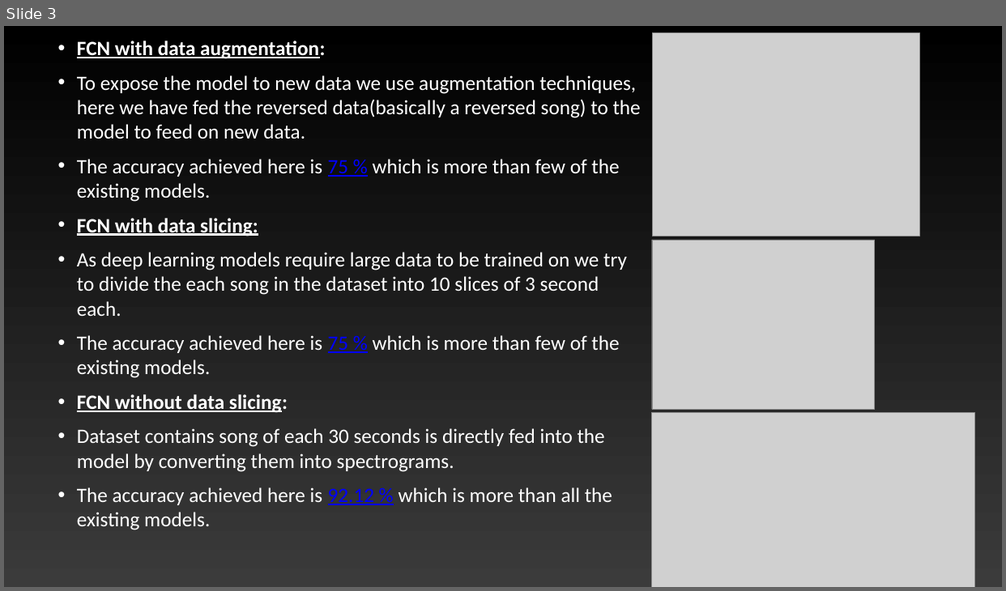
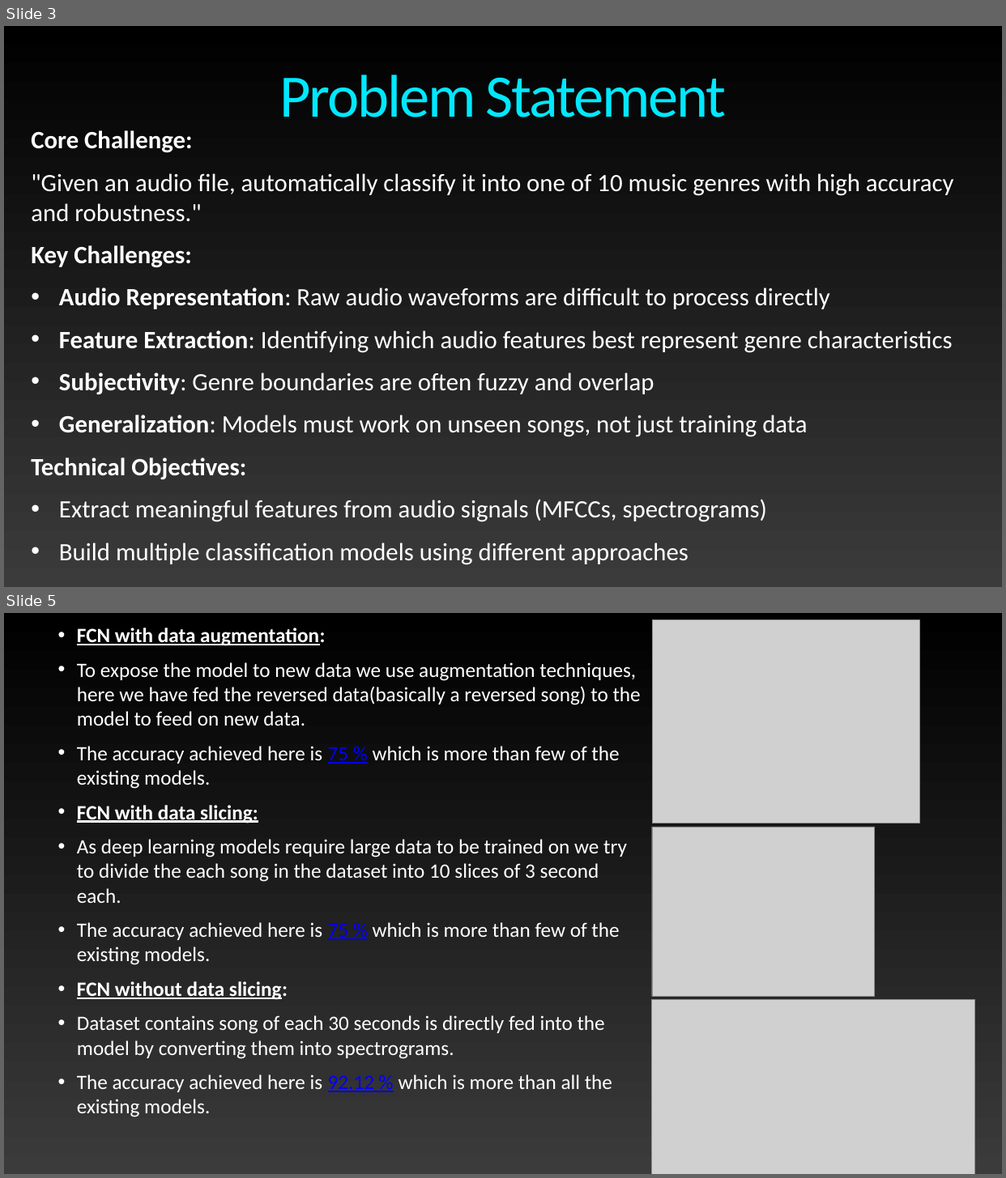
Before and after one commit to manichandra3/Music-Genre-Prediction-NLP_CS683-Group-Project-, a slide deck: Presentation.pptx. Shown one above the other, each under a label of ours: slide 3 before the commit, slides 3 and 5 after it; the slides between them are not shown. The pictures are 1006x591 and 1006x1178 pixels, drawn with LibreOffice and Linux fonts; fonts in the diff are those of the drawing; grey boxes stand for pictures. Boxes give left, top, right and bottom in pixels: in the first picture for what was removed or moved away, otherwise in the second. Text is boxed around its words. In the diff, an @@ line names an element or a change of style, - is before the commit and + after.

```diff
--- a/Presentation.pptx
+++ b/Presentation.pptx
@@ slide 3 added at (4,26,1002,587), background gradient #000000 to #3B3B3B @@
@@ title added at (280,75,726,118), 116 pt, text gradient #00E8FF to #FF00F7 @@
+Problem Statement
@@ text added at (31,130,954,565), 48 pt, text #FFFFFF @@
+Core Challenge:
+"Given an audio file, automatically classify it into one of 10 music genres with high accuracy and robustness."
+Key Challenges:
+• Audio Representation: Raw audio waveforms are difficult to process directly
+• Feature Extraction: Identifying which audio features best represent genre characteristics
+• Subjectivity: Genre boundaries are often fuzzy and overlap
+• Generalization: Models must work on unseen songs, not just training data
+Technical Objectives:
+• Extract meaningful features from audio signals (MFCCs, spectrograms)
+• Build multiple classification models using different approaches
@@ what was slide 3 is now slide 5 @@
```
Also in this commit, not shown: 4 slides changed, 1 other slide added, 4 slides removed.
